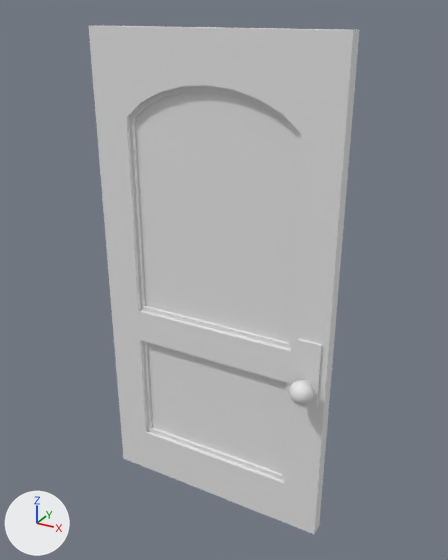
The FBX model Project3Demo/Assets/Resources/Meshes/Environment/Door_Wooden.FBX: old version first, new version second.
Both versions are drawn from a 50 mm lens placed at (2.29, -2.71, 2.89), pointed at (0.75, 0.11, 1.48). The axes (+X, +Y, +Z) are drawn at lower left. The lights are the same throughout. Where no turn or scale is listed for an object, it has been applied to the vertices.

Before the edit, the objects in view are built like this:
```python
me_mesh = bpy.data.meshes.new('Mesh')
me_mesh.from_pydata(...)  # 306 vertices, 310 faces; spans x 0.0..1.42, y -0.2..0.2, z -1.4..1.4
ob_plane022 = bpy.data.objects.new('Plane022', me_mesh)
ob_plane022.location = (0.0, 0.047, 1.4)
```
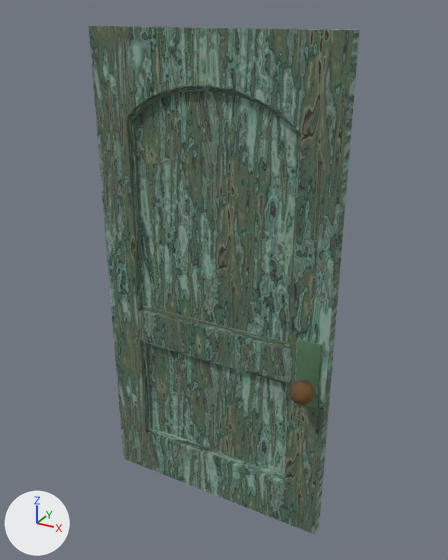
The newer file is also turned or shifted as a whole; pictures and numbers use the older file's frame.

The edits, one by one:
Picture 'UnderwaterMetal_2_basecolor.tga' (img_underwatermetal_2_basecolor_tga) is new.
Picture 'Wood_basecolor.tga' (img_wood_basecolor_tga) is new.
Picture 'Sand_Dirt_basecolor.tga' (img_sand_dirt_basecolor_tga) is new.
Material '01 - Default.001' (mat_01___default_001) is new.
Its texture is img_underwatermetal_2_basecolor_tga.
Its roughness is 0.859.
Material '01 - Default.003' (mat_01___default_003) is new.
Its texture is img_wood_basecolor_tga.
Its roughness is 0.859.
Material '01 - Default' (mat_01___default) is new.
Its texture is img_sand_dirt_basecolor_tga.
Its roughness is 0.859.
me_mesh has 306 vertices, 310 faces and spans x 0.0..1.42, y -0.2..0.2, z -1.4..1.4.
me_mesh is used by ob_plane022; location (0.0, 0.047, 1.4).
me_mesh part 1: 10 of the faces centred in x 1.25..1.38, y -0.06..0.06, z -0.5..-0.11 switch from no material to mat_01___default (picture img_sand_dirt_basecolor_tga).
me_mesh part 2: all 88 faces centred in x 1.26..1.38, y -0.19..0.19, z -0.43..-0.31 switch from no material to mat_01___default_001 (picture img_underwatermetal_2_basecolor_tga).
me_mesh part 3: all 212 faces centred in x 0.0..1.42, y -0.04..0.04, z -1.4..1.4 switch from no material to mat_01___default_003 (picture img_wood_basecolor_tga).

Pixel boxes [x1, y1, x2, y2] of what changed, in the pictures (448 x 560 px):
part 1 of me_mesh, recoloured (grey to green): [296, 339, 322, 408] in both
part 2 of me_mesh, recoloured (white to brown): [289, 368, 333, 405] in both
part 3 of me_mesh, recoloured: [88, 25, 360, 534] in both
